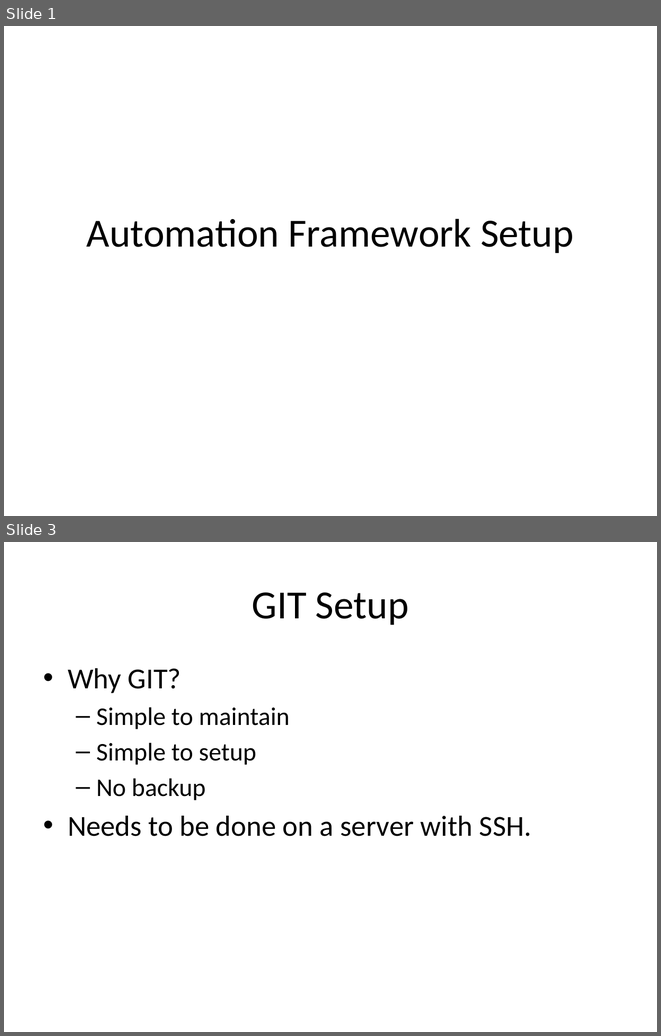
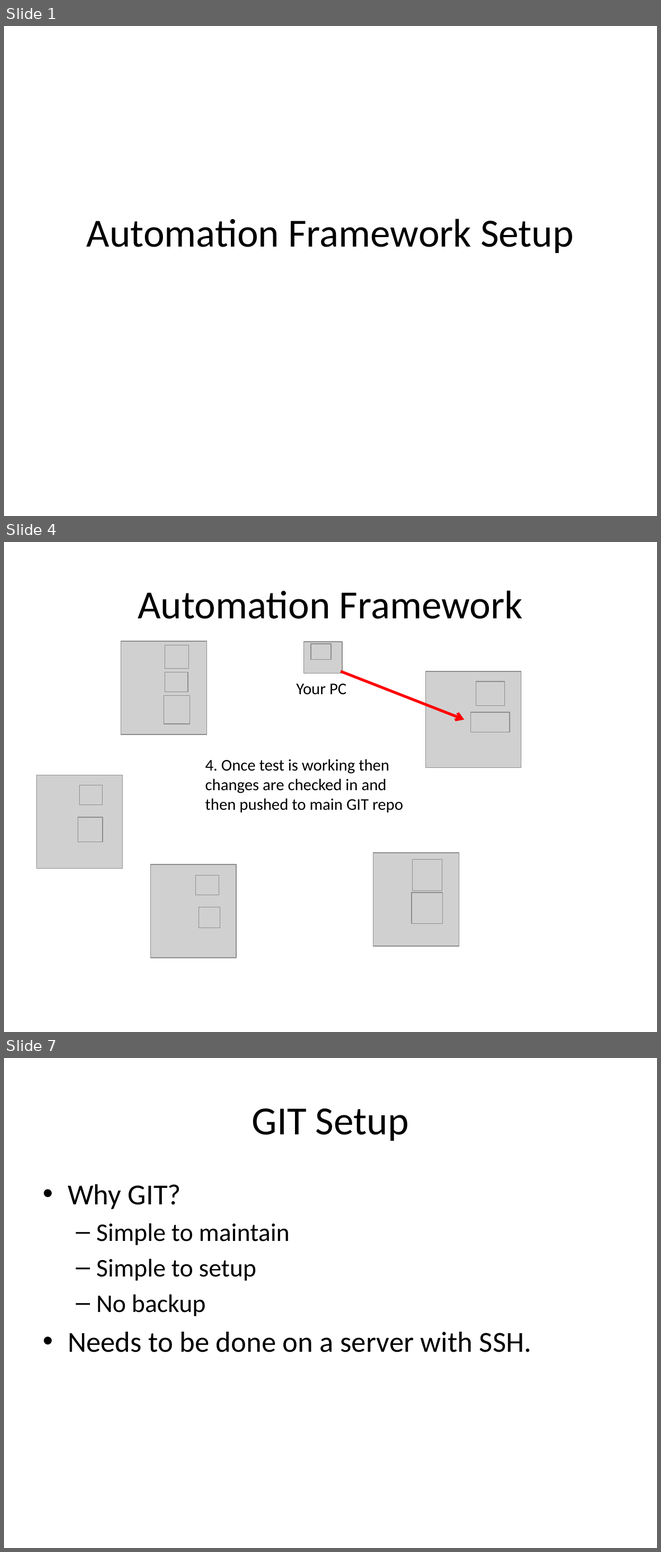
Before and after one commit to phillipsic/SeleniumDriverFramework, a slide deck: AutomationSetup.pptx. Shown one above the other, each under a label of ours: slides 1 and 3 before the commit, slides 1, 4 and 7 after it; the slides between them are not shown. The pictures are 661x1036 and 661x1552 pixels, drawn with LibreOffice and Linux fonts; fonts in the diff are those of the drawing; grey boxes stand for pictures; background and template pictures are left out. Boxes give left, top, right and bottom in pixels: in the first picture for what was removed or moved away, otherwise in the second. Text is boxed around its words. In the diff, an @@ line names an element or a change of style, - is before the commit and + after.

```diff
--- a/AutomationSetup.pptx
+++ b/AutomationSetup.pptx
@@ slide 4 added at bbox=[4, 542, 657, 1032], background #FFFFFF @@
@@ title added at bbox=[138, 590, 523, 619], 44 pt, text #000000 @@
+Automation Framework
@@ picture added at bbox=[303, 642, 342, 673] @@
@@ picture added at bbox=[311, 644, 331, 660] @@
@@ text added at bbox=[296, 684, 346, 695], 18 pt, text #000000 @@
+Your PC
@@ arrow added from (341, 671) to (465, 720), #FF0000 3 pt @@
@@ picture added at bbox=[426, 671, 521, 768] @@
@@ picture added at bbox=[476, 682, 505, 706] @@
@@ group added at bbox=[121, 641, 206, 734]: 4 pictures @@
@@ picture added at bbox=[471, 713, 510, 732] @@
@@ text added at bbox=[205, 759, 403, 812], 18 pt, text #000000 @@
+4. Once test is working then changes are checked in and then pushed to main GIT repo
@@ picture added at bbox=[37, 775, 122, 868] @@
@@ picture added at bbox=[80, 785, 103, 804] @@
@@ picture added at bbox=[78, 817, 103, 841] @@
@@ picture added at bbox=[373, 853, 459, 946] @@
@@ picture added at bbox=[413, 859, 442, 891] @@
@@ picture added at bbox=[150, 865, 236, 958] @@
@@ picture added at bbox=[196, 875, 219, 894] @@
@@ picture added at bbox=[199, 907, 220, 927] @@
@@ picture added at bbox=[412, 893, 443, 924] @@
@@ what was slide 3 is now slide 7 @@
```
Also in this commit, not shown: 2 slides changed, 4 other slides added, 1 slide removed.
